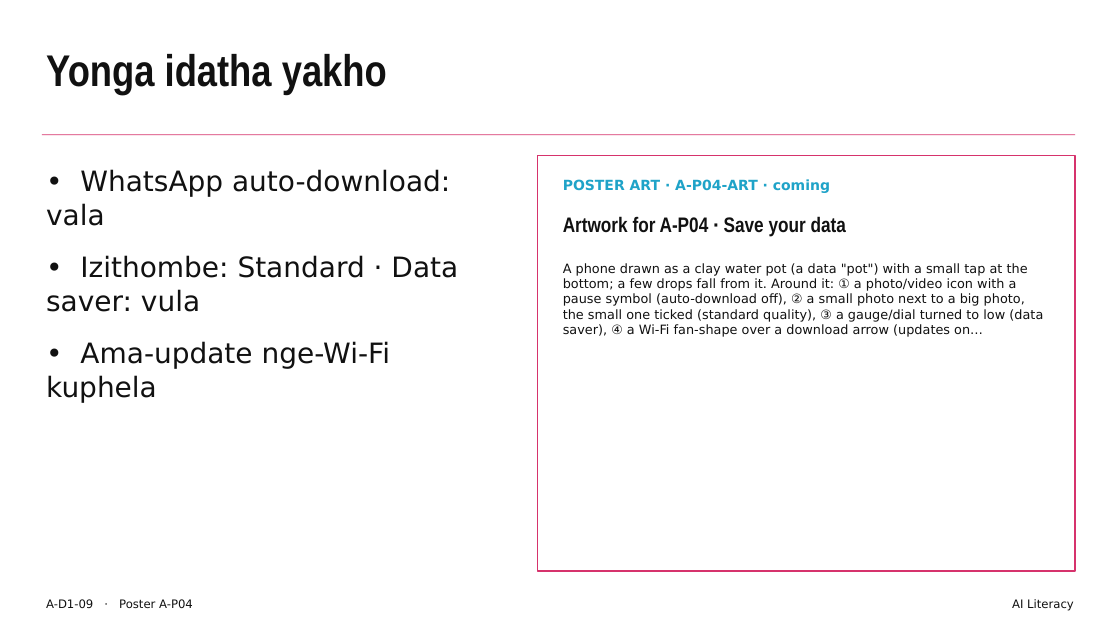
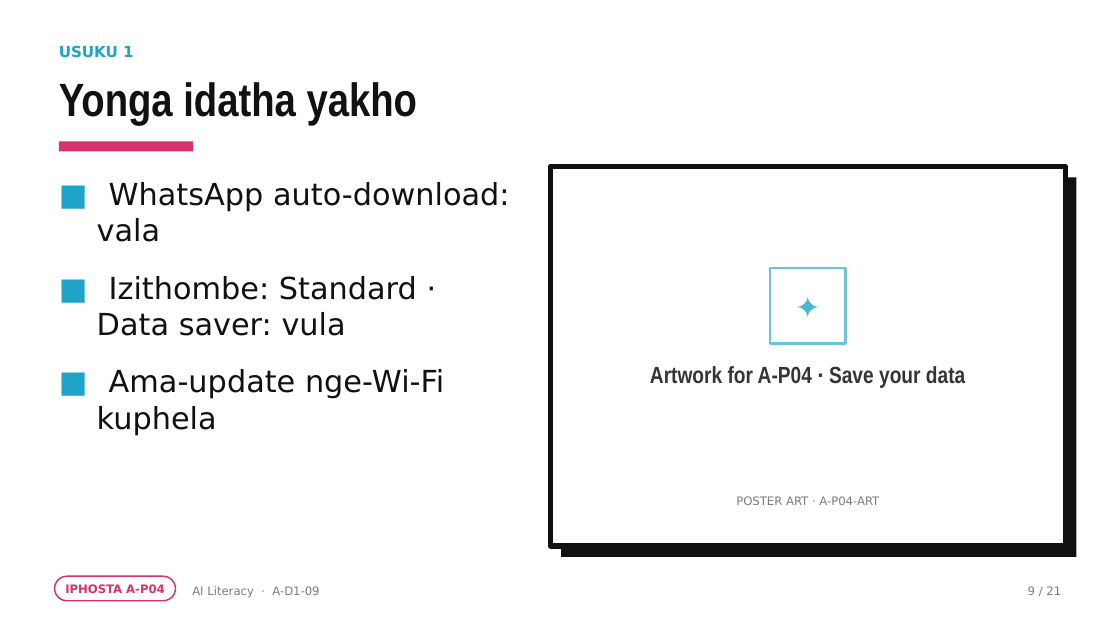
Before and after one commit to rorymclark-prog/ImbewuField, a slide deck: slide 9 of courses/build/ai-literacy/A-D1.zu.pptx. Drawn at 1120x630 pixels with LibreOffice and Linux fonts; fonts in the diff are those of the drawing. Boxes give left, top, right and bottom in pixels: in the first picture for what was removed or moved away, otherwise in the second. Text is boxed around its words. In the diff, an @@ line names an element or a change of style, - is before the commit and + after.

```diff
--- a/courses/build/ai-literacy/A-D1.zu.pptx
+++ b/courses/build/ai-literacy/A-D1.zu.pptx
@@ text added at (x1=59, y1=45, x2=134, y2=58), 13 pt, text #1FA3C8, bold @@
+USUKU 1
@@ text "Yonga idatha yakho" moved from (x1=46, y1=54, x2=387, y2=94) to (x1=59, y1=82, x2=417, y2=125) @@
@@ text "Yonga idatha yakho" at (x1=59, y1=82, x2=417, y2=125): size 38 to 40 pt; line spacing 1 to 0.95 @@
@@ rectangle removed at (x1=42, y1=134, x2=1075, y2=135) @@
@@ rectangle added at (x1=59, y1=141, x2=193, y2=151), fill #D6336C @@
@@ rectangle resized from (x1=538, y1=155, x2=1075, y2=571) to (x1=550, y1=166, x2=1065, y2=546) @@
@@ rectangle at (x1=550, y1=166, x2=1065, y2=546): outline #D6336C 1.25 pt to #111111 4.5 pt @@
@@ rectangle added at (x1=561, y1=177, x2=1076, y2=557), fill #111111 @@
@@ text at (x1=97, y1=182, x2=510, y2=435): text changed; size 24 to 26 pt @@
-• WhatsApp auto-download: vala
-• Izithombe: Standard · Data saver: vula
-• Ama-update nge-Wi-Fi kuphela
+■ WhatsApp auto-download: vala
+■ Izithombe: Standard · Data saver: vula
+■ Ama-update nge-Wi-Fi kuphela
@@ text removed at (x1=563, y1=263, x2=1043, y2=337) @@
-A phone drawn as a clay water pot (a data "pot") with a small tap at the bottom; a few drops fall from it. Around it: ① a photo/video icon with a pause symbol (auto-download off), ② a small photo next to a big photo, the small one ticked (standard quality), ③ a gauge/dial turned to low (data saver), ④ a Wi-Fi fan-shape over a download arrow (updates on…
@@ rectangle added at (x1=770, y1=268, x2=846, y2=344), outline #6DC3DB 2 pt @@
@@ text added at (x1=770, y1=268, x2=846, y2=344), 26 pt, text #4CB5D3 @@
+✦
@@ text "Artwork for A-P04 · Save ..." moved from (x1=563, y1=216, x2=846, y2=237) to (x1=650, y1=366, x2=965, y2=388) @@
@@ text "Artwork for A-P04 · Save ..." at (x1=650, y1=366, x2=965, y2=388): size 18 to 20 pt, text colour #111111 to #353535; alignment left to centre @@
@@ text at (x1=736, y1=496, x2=879, y2=505): text changed; size 12 to 10 pt; text colour #1FA3C8 to #7C7C7C; bold off @@
-POSTER ART · A-P04-ART · coming
+POSTER ART · A-P04-ART
@@ rounded rectangle added at (x1=55, y1=576, x2=176, y2=601), outline #D6336C 1.25 pt @@
@@ text added at (x1=65, y1=584, x2=165, y2=593), 10 pt, text #D6336C, bold @@
+IPHOSTA A-P04
@@ text "AI Literacy · A-D1-09" at (x1=192, y1=586, x2=319, y2=598): vertical alignment top to middle @@
@@ text at (x1=192, y1=586, x2=319, y2=598): text changed; text colour #111111 to #7C7C7C @@
-A-D1-09 · Poster A-P04
+AI Literacy · A-D1-09
@@ text removed at (x1=1012, y1=599, x2=1074, y2=611) @@
-AI Literacy
@@ text added at (x1=1028, y1=586, x2=1061, y2=595), 10 pt, text #7C7C7C @@
+9 / 21
```
Also in this commit, not shown: 20 other slides changed, 49 other files.
